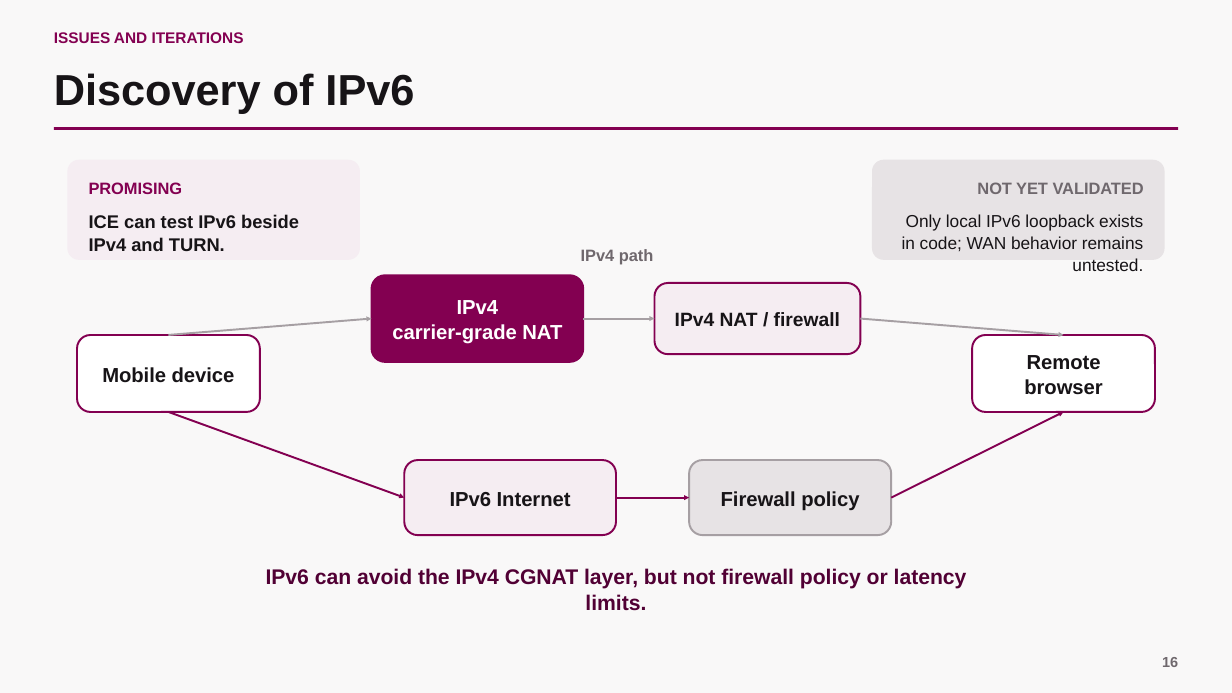
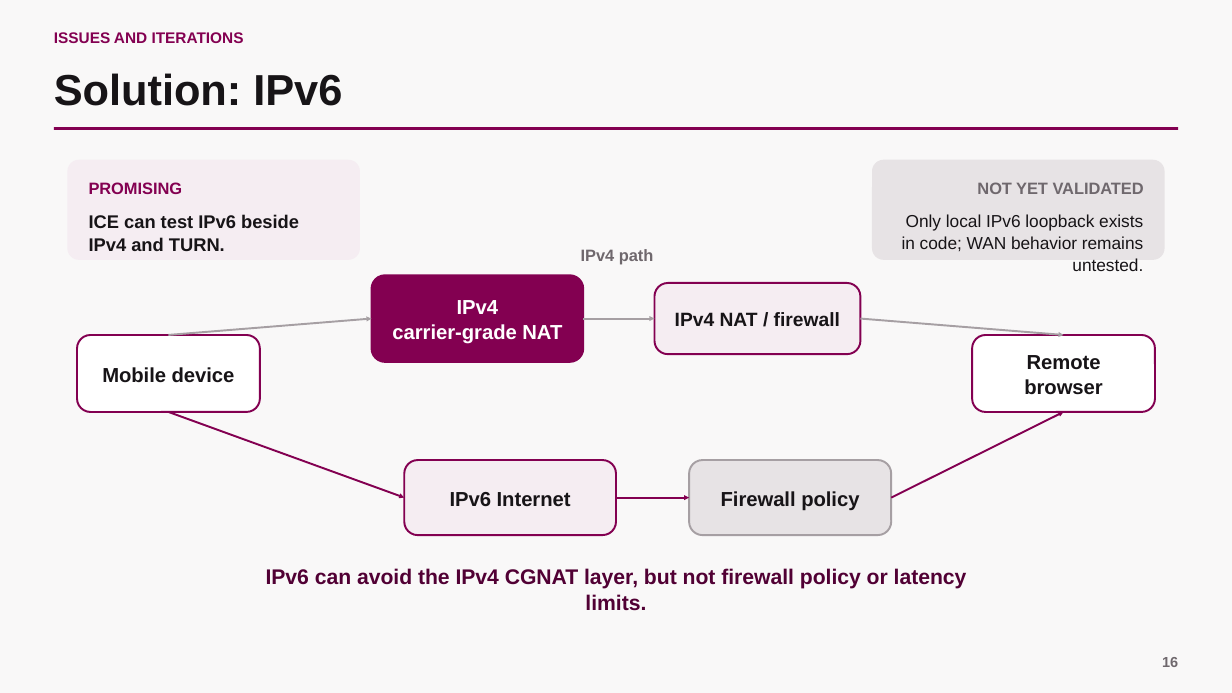
Before and after one commit to scarlet-radio-control/scarlet-radio-control, a slide deck: slide 15 of PRESENTATION.pptx. Drawn at 1232x693 pixels with LibreOffice and Linux fonts; fonts in the diff are those of the drawing. Boxes give left, top, right and bottom in pixels: in the first picture for what was removed or moved away, otherwise in the second. Text is boxed around its words. In the diff, an @@ line names an element or a change of style, - is before the commit and + after.

```diff
--- a/PRESENTATION.pptx
+++ b/PRESENTATION.pptx
@@ text at bbox=[54, 73, 342, 106]: text changed @@
-Discovery of IPv6
+Solution: IPv6
```
Also in this commit, not shown: 3 other slides changed.
